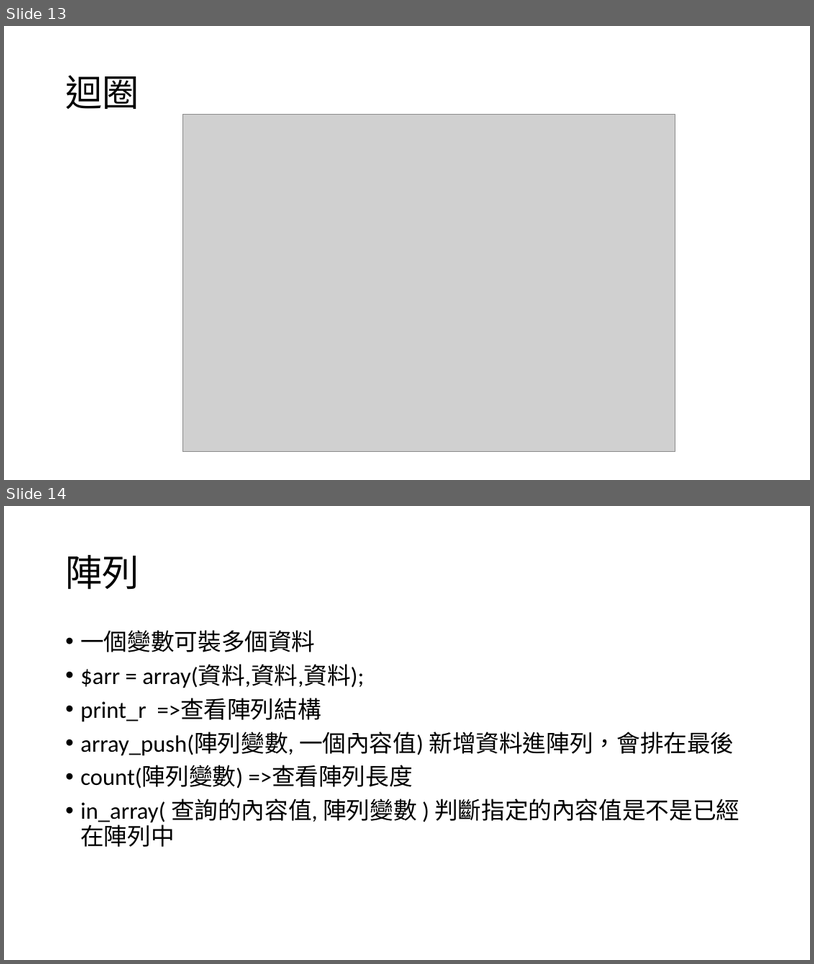
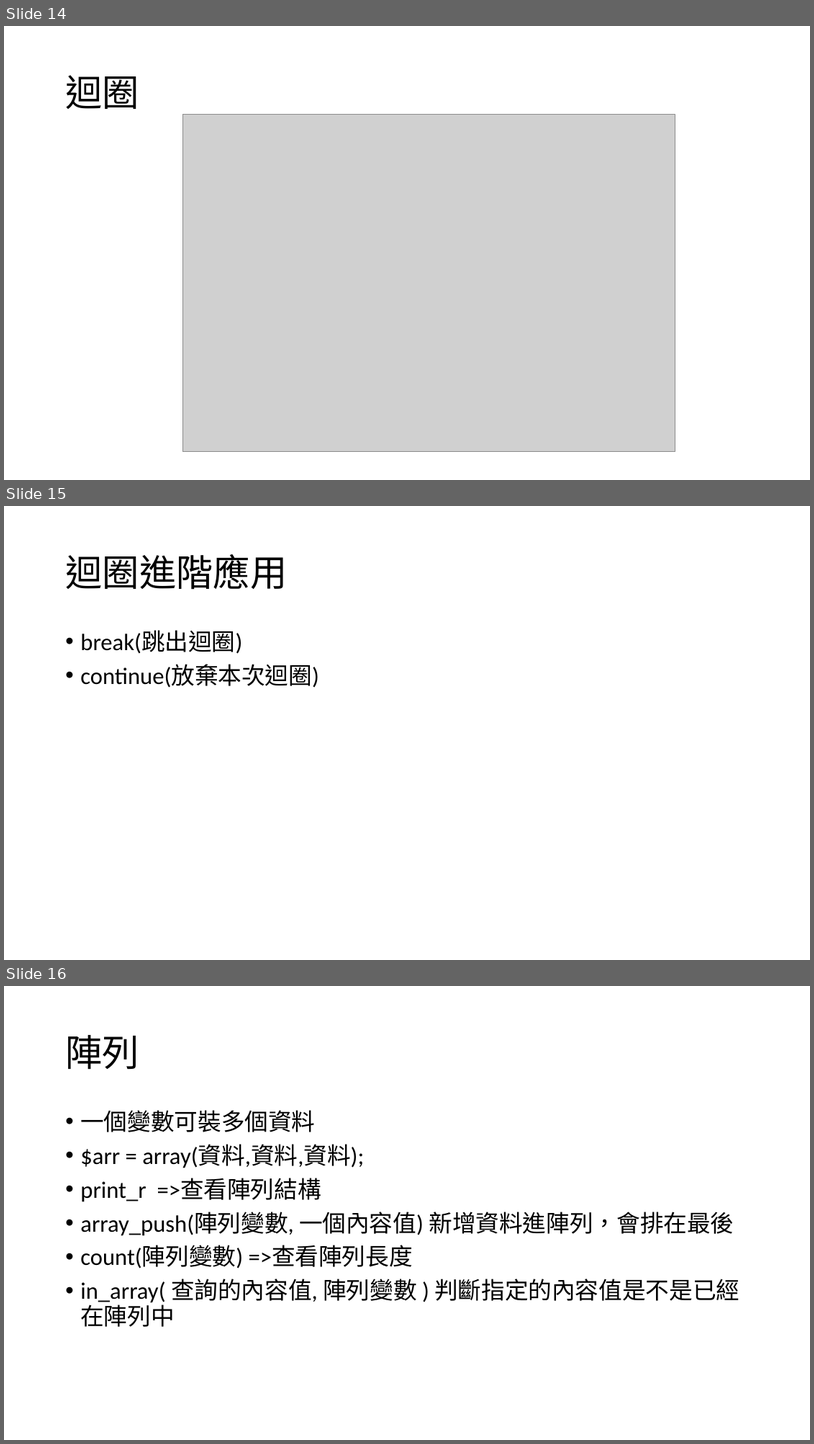
Before and after one commit to choco2001/ppt, a slide deck: php.pptx. Shown one above the other, each under a label of ours: slides 13 and 14 before the commit, slides 14, 15 and 16 after it. The pictures are 814x964 and 814x1444 pixels, drawn with LibreOffice and Linux fonts; fonts in the diff are those of the drawing; grey boxes stand for pictures. Boxes give left, top, right and bottom in pixels: in the first picture for what was removed or moved away, otherwise in the second. Text is boxed around its words. In the diff, an @@ line names an element or a change of style, - is before the commit and + after.

```diff
--- a/php.pptx
+++ b/php.pptx
@@ slide 15 added at bbox=[4, 506, 810, 960], background #FFFFFF @@
@@ title added at bbox=[65, 554, 287, 590], 44 pt, text #000000 @@
+迴圈進階應用
@@ text added at bbox=[80, 631, 319, 687], 28 pt, text #000000 @@
+• break(跳出迴圈)
+• continue(放棄本次迴圈)
@@ what was slide 13 is now slide 14 @@
@@ what was slide 14 is now slide 16 @@
```
Also in this commit, not shown: 2 slides changed, 1 other slide added.
